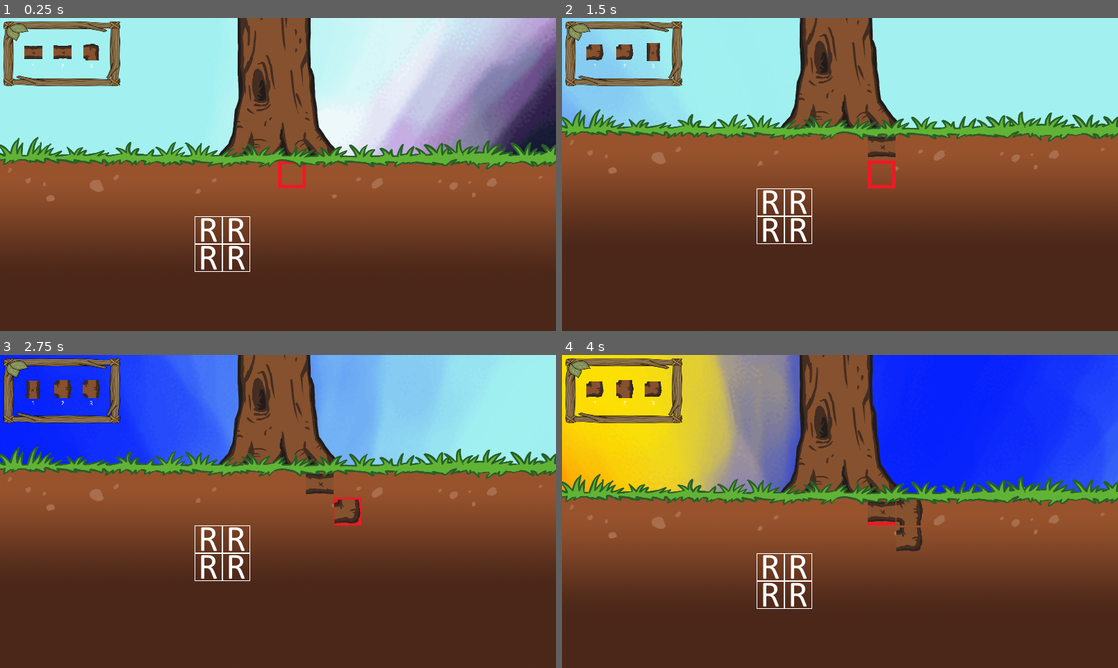
Above: before the commit, frames 1-4 (two rows, left to right).
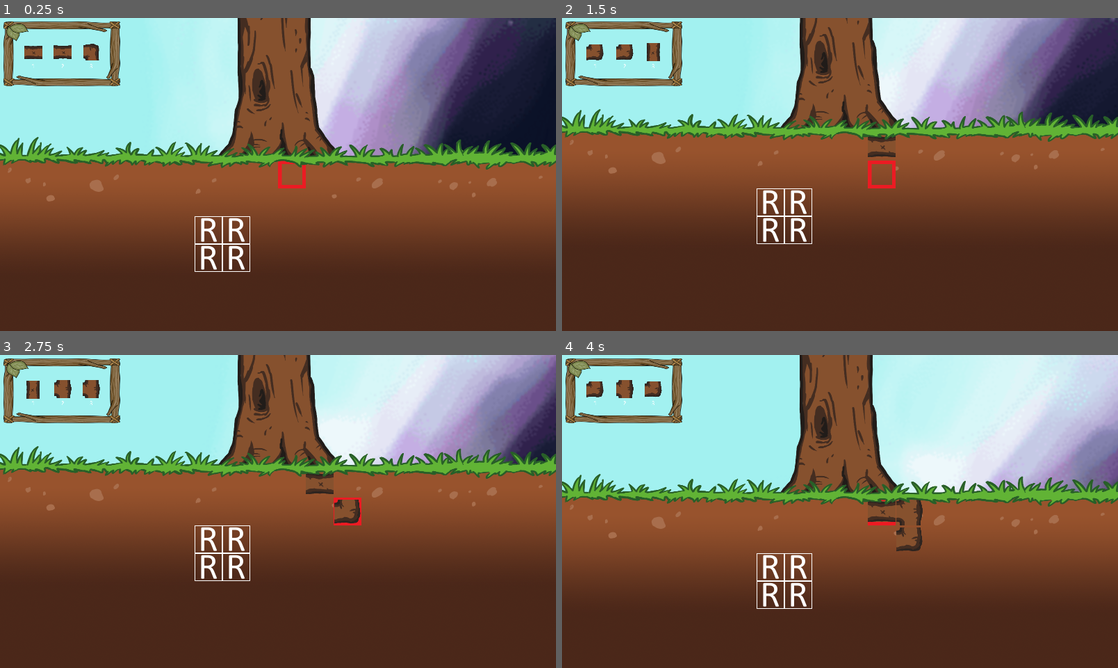
Above: after the commit, the same moments.

Repository: DEF-42/treeOfLife
Game: Godot game, scene res://Scenes/World.tscn
The game is run twice, just before and just after one commit, with the same random seed, the same clock (stepped at 60 frames per second) and the same inputs. The engine's default icon, where the game draws it, is replaced by a stand-in: a white triangle on a blue panel in a dark square.
Inputs:
- Up to frame 1 (0.25 s): no input
- Up to frame 2 (1.5 s): hold Right (ui_right) 0.53-1.28 s; tap Keypad 1 (first_root) at 0.6 s; hold Down (ui_down) from 1.28 s (still down); tap Keypad 0 (rotate_roots) at 1.35 s
- Up to frame 3 (2.75 s): release Down (ui_down) at 2.03 s; hold Right (ui_right) from 2.03 s (still down); tap Keypad 2 (second_root) at 2.1 s
- Up to frame 4 (4 s): release Right (ui_right) at 2.78 s; hold Up (ui_up) 2.78-3.53 s; tap Keypad 3 (third_root) at 2.85 s; hold Left (ui_left) from 3.53 s (still down); tap Keypad 1 (first_root) at 3.6 s

The runs differ from the first frame. In frame 1, 18% of the frame differs, in the area x 31-100%, y 0-44%; in frame 2, 17%; in frame 3, 26%; in frame 4, 34%, in the area x 0-100%, y 0-44%.

Commit message:
reset animation speed

Diff:
--- a/Scenes/World.tscn
+++ b/Scenes/World.tscn
@@ -69,7 +69,6 @@
 
 [node name="AnimationPlayer" type="AnimationPlayer" parent="DayCycle"]
 reset_on_save = false
-playback_speed = 10.0
 method_call_mode = 1
 anims/DayCycleRotation = SubResource( 1 )
 anims/RESET = SubResource( 2 )
